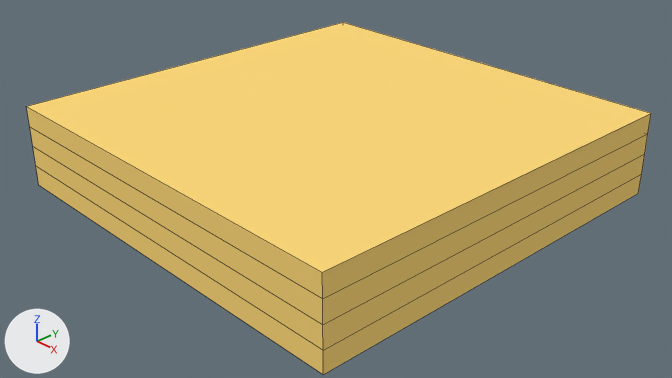
The Blender file Blender/210903_python_3D_layer_alpha_animate.blend, before and after one commit.
One viewpoint serves both versions: the file's camera 'Camera'. Every picture has the same lights, and +X, +Y and +Z are marked at lower left. Mesh edges are drawn as thin lines.

Names of what the first picture shows: 'Layer_00', 'Layer_01', 'Layer_02', 'Layer_03'.
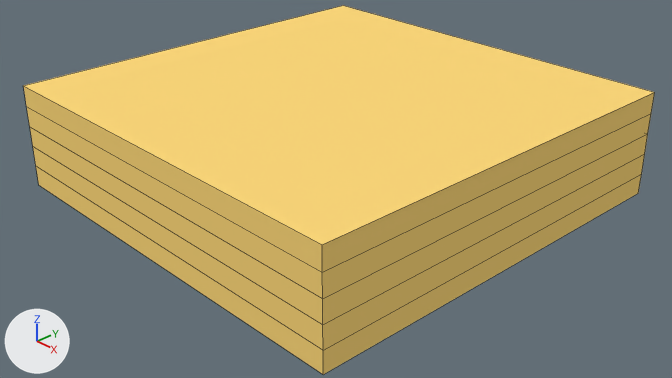
Pixel boxes [x1, y1, x2, y2] of what changed, in the pictures (672 x 378 px):
'Layer_04', added (yellow)
    after: [23, 5, 655, 272]
'Layer_03', unchanged, covered by the edit
    before: [27, 22, 651, 299]
    after: [27, 107, 651, 299]

The edits, one by one:
Material 'Material_04' (mat_material_04) is new.
Its base color is (1.0, 0.7, 0.2) (yellow #ffda7c).
Mesh me_cube_037 is new.
It is a box spanning x -5.0..5.0, y -5.0..5.0, z -0.25..0.25.
It uses material mat_material_04 (yellow #ffda7c).
Object 'Layer_04' (ob_layer_04) is new; it shows me_cube_037.
Its location is (0.0, 0.0, 2.25).
